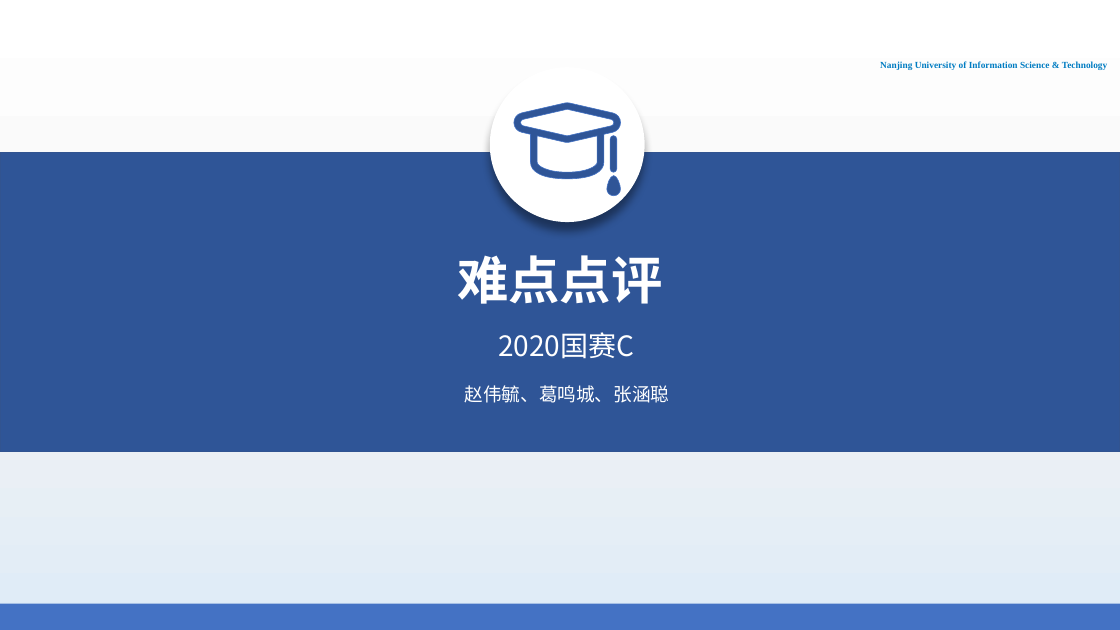
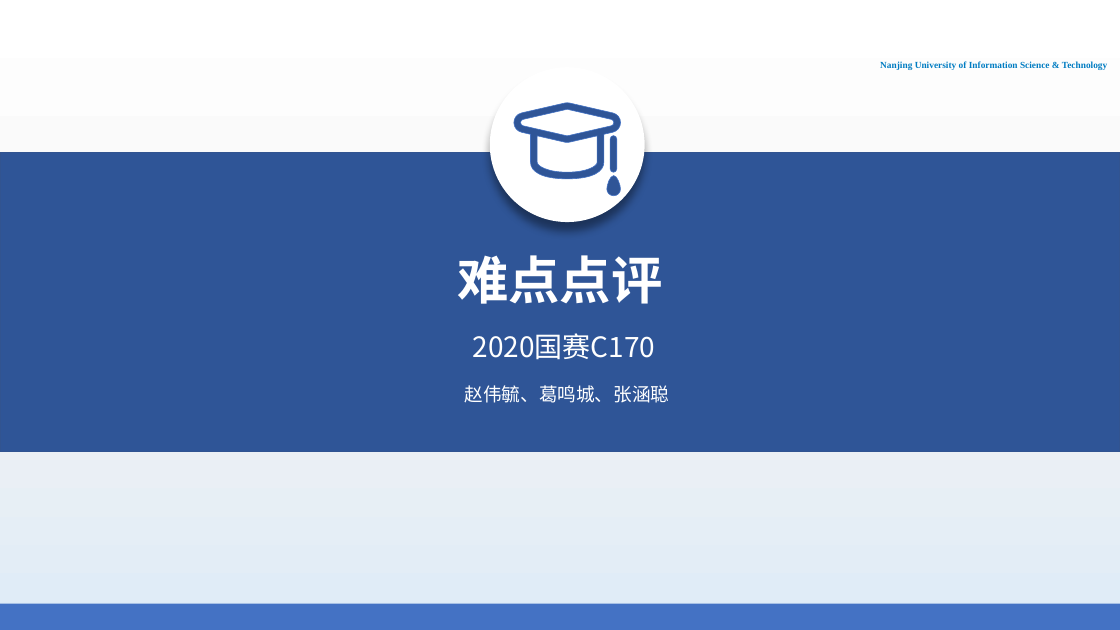
Before and after one commit to PhantomGMC/Week16-Math_model, a slide deck: slide 18 of 数模16周报告.pptx (slide 13 before the commit). Drawn at 1120x630 pixels with LibreOffice and Linux fonts; fonts in the diff are those of the drawing; background and template pictures are left out. Boxes give left, top, right and bottom in pixels: in the first picture for what was removed or moved away, otherwise in the second. Text is boxed around its words. In the diff, an @@ line names an element or a change of style, - is before the commit and + after.

```diff
--- a/数模16周报告.pptx
+++ b/数模16周报告.pptx
@@ text added at <box>473,333,656,360</box>, 24 pt, text #FFFFFF @@
+2020国赛C170
@@ text removed at <box>498,332,634,359</box> @@
-2020国赛C
```
Also in this commit, not shown: 12 other slides changed, 8 slides added, 3 slides removed.
